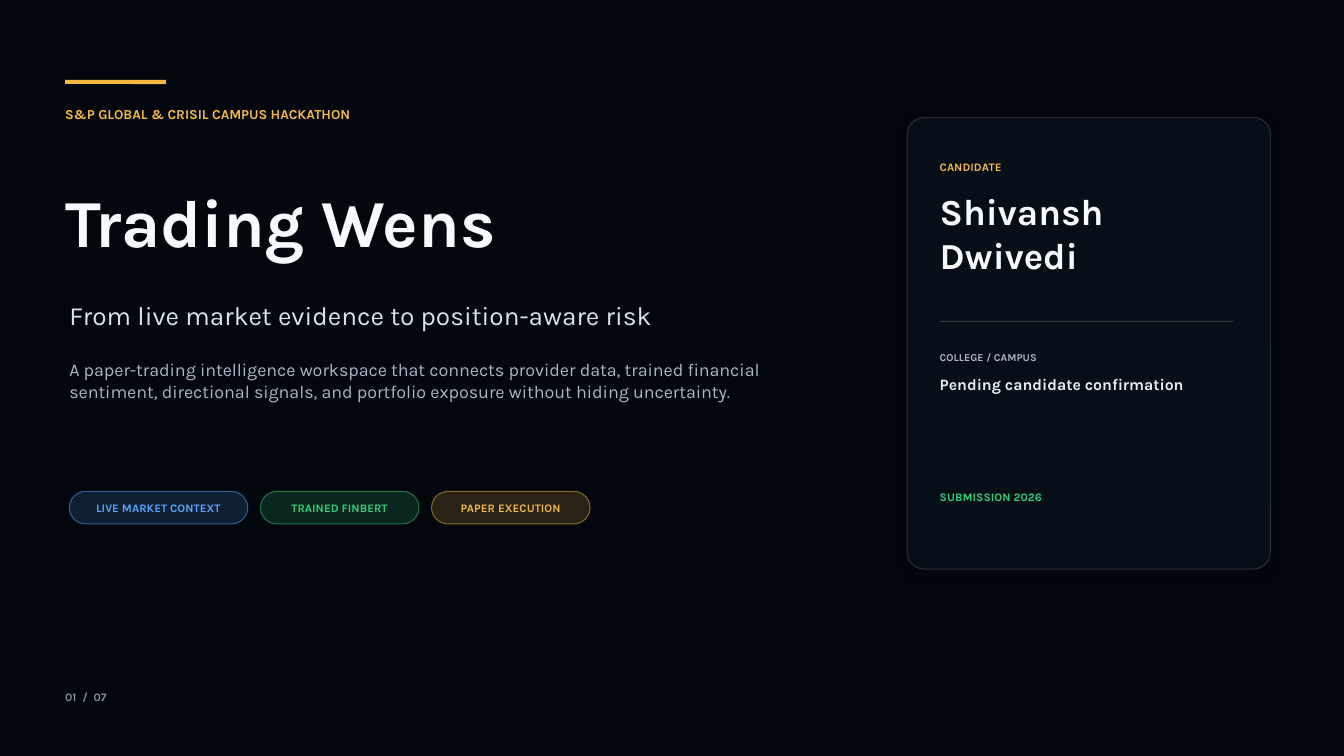
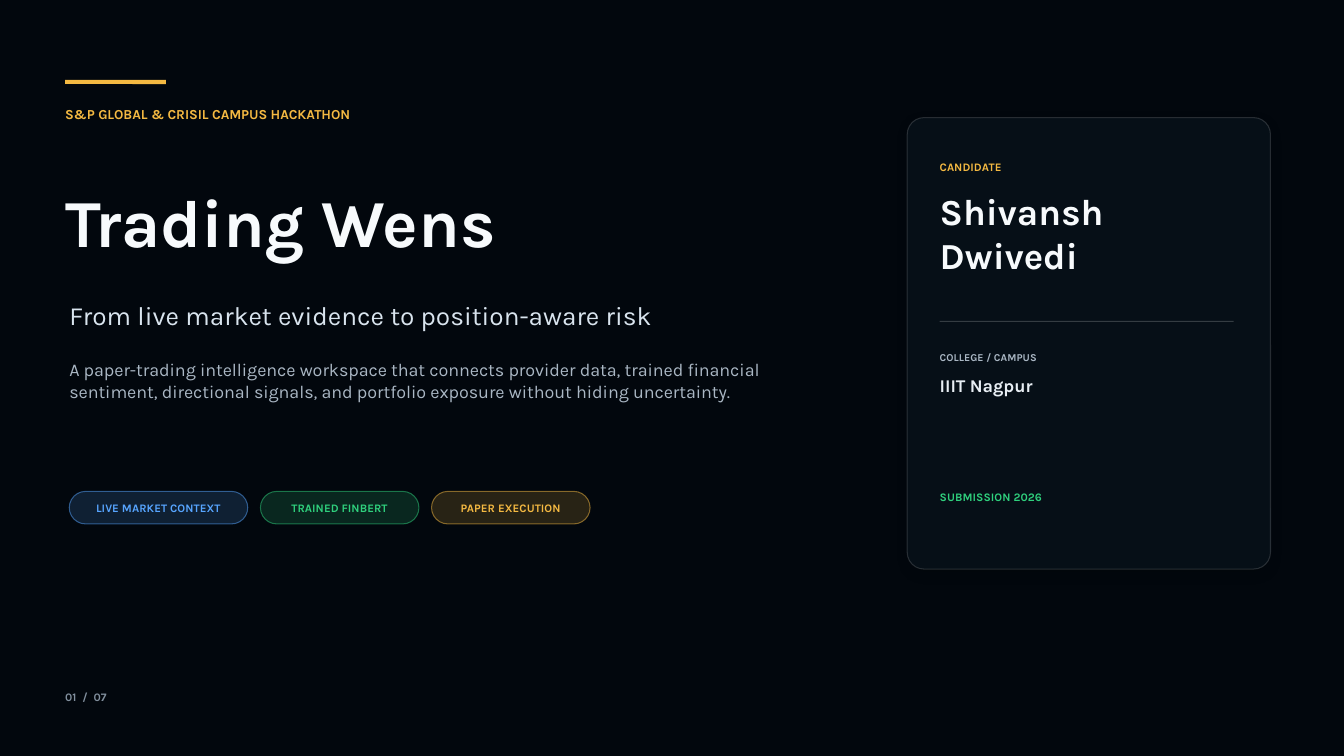
Before and after one commit to ShivanshDwivedi2005/Trading-Wens, a slide deck: slide 1 of docs/presentation.pptx. Drawn at 1344x756 pixels with LibreOffice and Linux fonts; fonts in the diff are those of the drawing; background and template pictures are left out. Boxes give left, top, right and bottom in pixels: in the first picture for what was removed or moved away, otherwise in the second. Text is boxed around its words. In the diff, an @@ line names an element or a change of style, - is before the commit and + after.

Commit message:
add IIIT Nagpur submission details

```diff
--- a/docs/presentation.pptx
+++ b/docs/presentation.pptx
@@ text at [940,380,1033,397]: text changed; size 11.2 to 12.8 pt @@
-Pending candidate confirmation
+IIIT Nagpur
```
Also in this commit, not shown: 2 other files.
